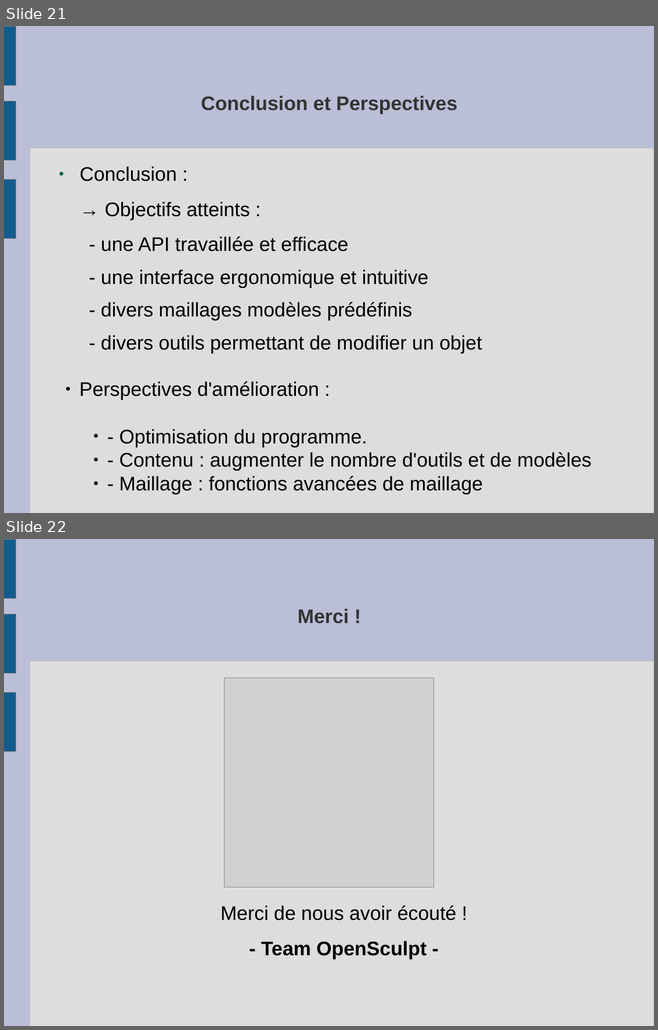
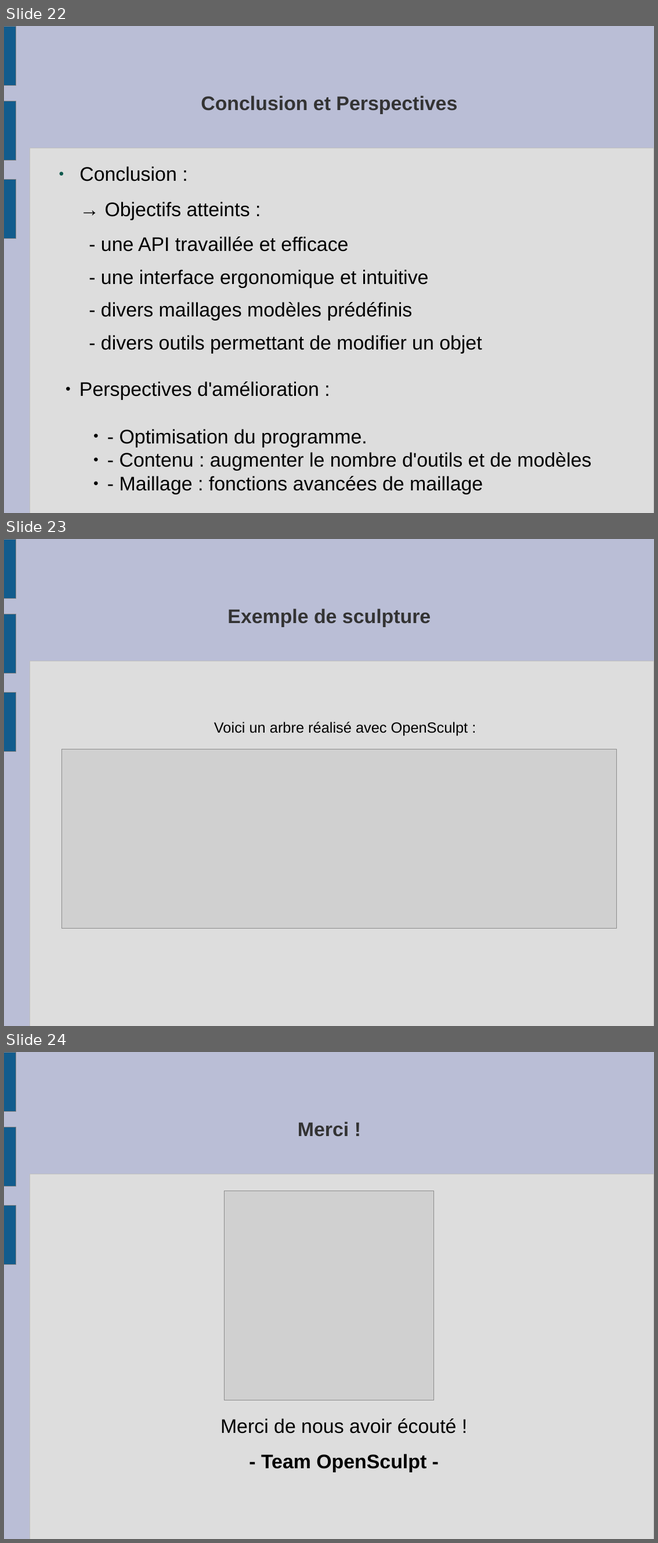
Before and after one commit to slvrgauthier/OpenSculpt, a slide deck: Documentation/Soutenance.odp. Shown one above the other, each under a label of ours: slides 21 and 22 before the commit, slides 22, 23 and 24 after it. The pictures are 658x1030 and 658x1543 pixels, drawn with LibreOffice and Linux fonts; fonts in the diff are those of the drawing; grey boxes stand for pictures. Boxes give left, top, right and bottom in pixels: in the first picture for what was removed or moved away, otherwise in the second. Text is boxed around its words. In the diff, an @@ line names an element or a change of style, - is before the commit and + after.

```diff
--- a/Documentation/Soutenance.odp
+++ b/Documentation/Soutenance.odp
@@ slide 23 added at (4,539,654,1026), background #BABED6; not listed: 4 template elements that a slide beside it also shows @@
@@ title added at (227,609,430,627), 24 pt, text #333333, bold @@
+Exemple de sculpture
@@ text added at (214,722,468,736), 18 pt, text #000000 @@
+Voici un arbre réalisé avec OpenSculpt :
@@ picture added at (62,750,616,929) @@
@@ what was slide 21 is now slide 22 @@
@@ what was slide 22 is now slide 24 @@
```
Also in this commit, not shown: 1 other slide added, 5 other files.
